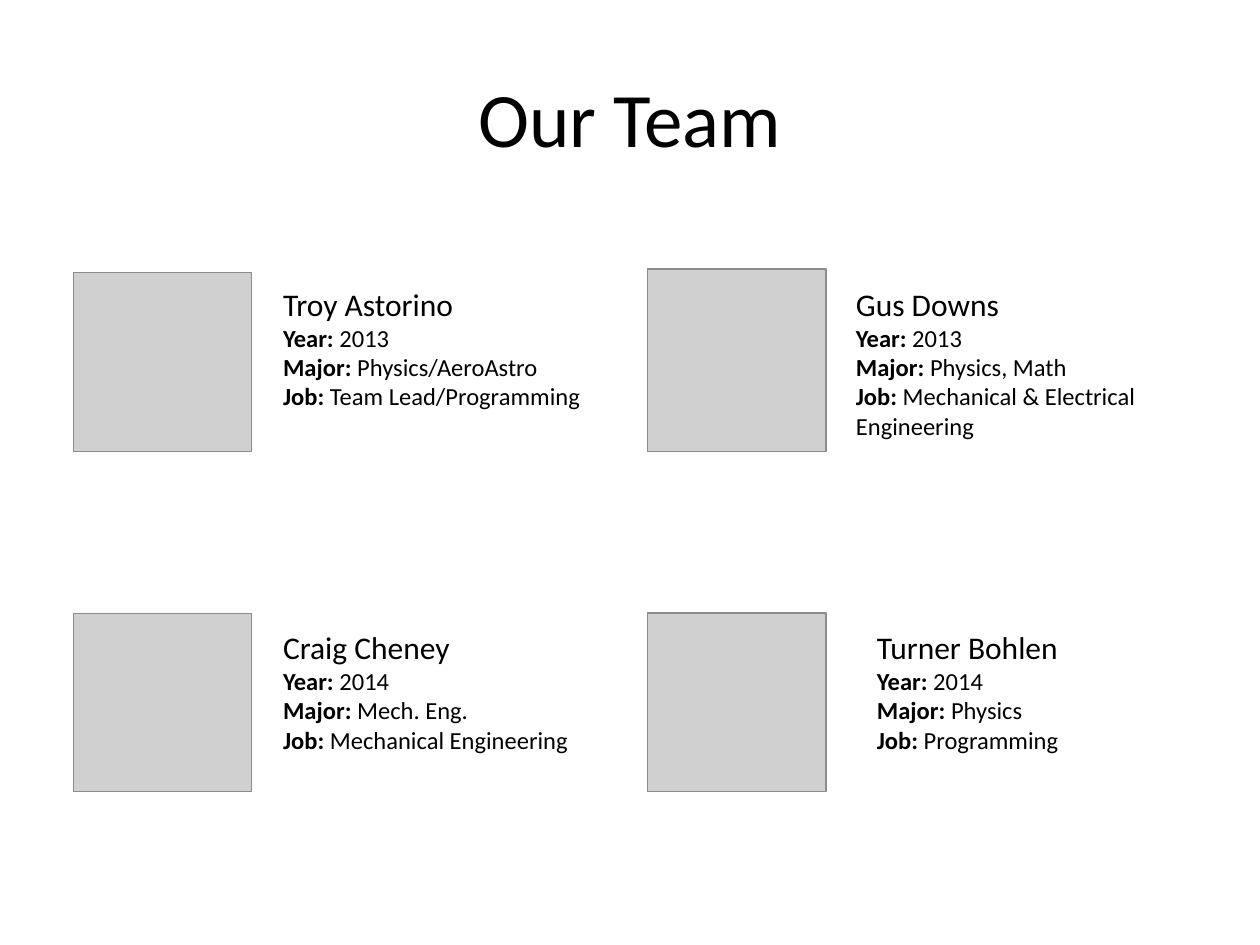
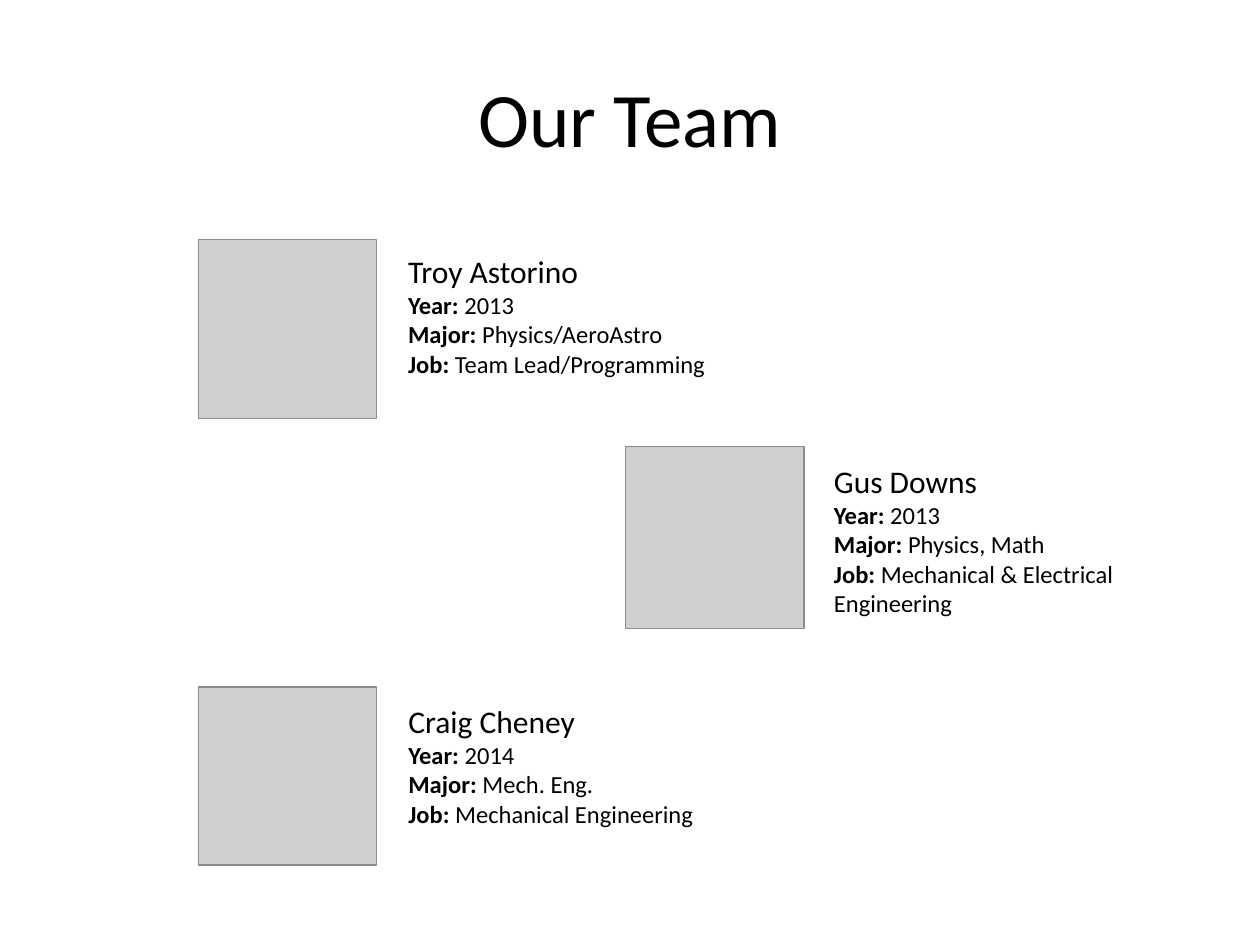
Before and after one commit to troyastorino/dcba, a slide deck: slide 8 of presentations/10-slide-pitch/initial-10-slide-pitch.pptx. Drawn at 1260x945 pixels with LibreOffice and Linux fonts; fonts in the diff are those of the drawing; grey boxes stand for pictures. Boxes give left, top, right and bottom in pixels: in the first picture for what was removed or moved away, otherwise in the second. Text is boxed around its words. In the diff, an @@ line names an element or a change of style, - is before the commit and + after.

```diff
--- a/presentations/10-slide-pitch/initial-10-slide-pitch.pptx
+++ b/presentations/10-slide-pitch/initial-10-slide-pitch.pptx
@@ picture: place and size @@
-picture at (73, 272, 252, 451)
+picture at (198, 239, 377, 418)
@@ text "Troy Astorino": place and size @@
-text "Troy Astorino" at (283, 294, 580, 410)
+text "Troy Astorino" at (408, 261, 705, 378)
@@ picture: place and size @@
-picture at (648, 270, 827, 452)
+picture at (626, 446, 805, 629)
@@ text "Gus Downs": place and size @@
-text "Gus Downs" at (856, 295, 1135, 440)
+text "Gus Downs" at (834, 472, 1113, 617)
@@ picture removed at (648, 614, 827, 793) @@
@@ text removed at (877, 637, 1058, 754) @@
-Turner Bohlen
-Year: 2014
-Major: Physics
-Job: Programming
@@ picture: place and size @@
-picture at (73, 614, 251, 791)
+picture at (199, 687, 377, 864)
@@ text "Craig Cheney": place and size @@
-text "Craig Cheney" at (283, 637, 568, 754)
+text "Craig Cheney" at (408, 711, 693, 828)
```
Also in this commit, not shown: 4 other slides changed, 1 slide added, 1 slide removed, 3 other files.
